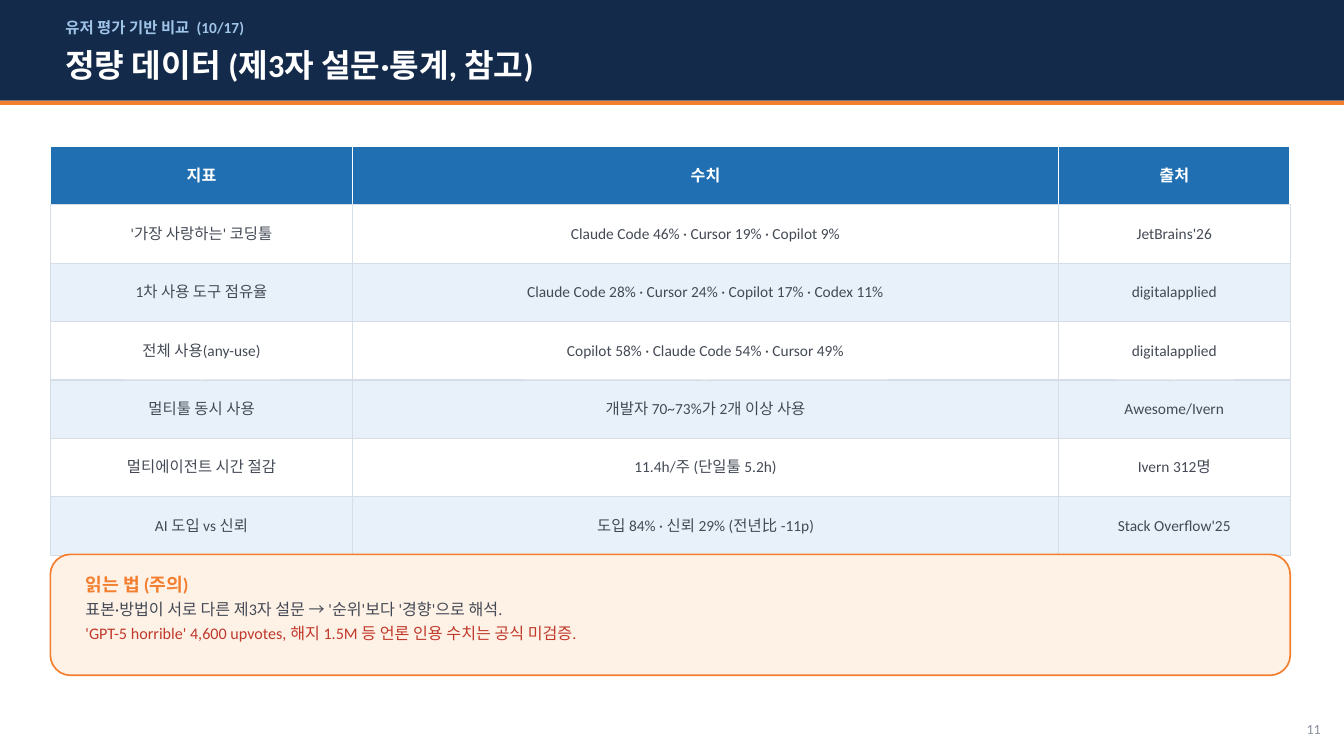
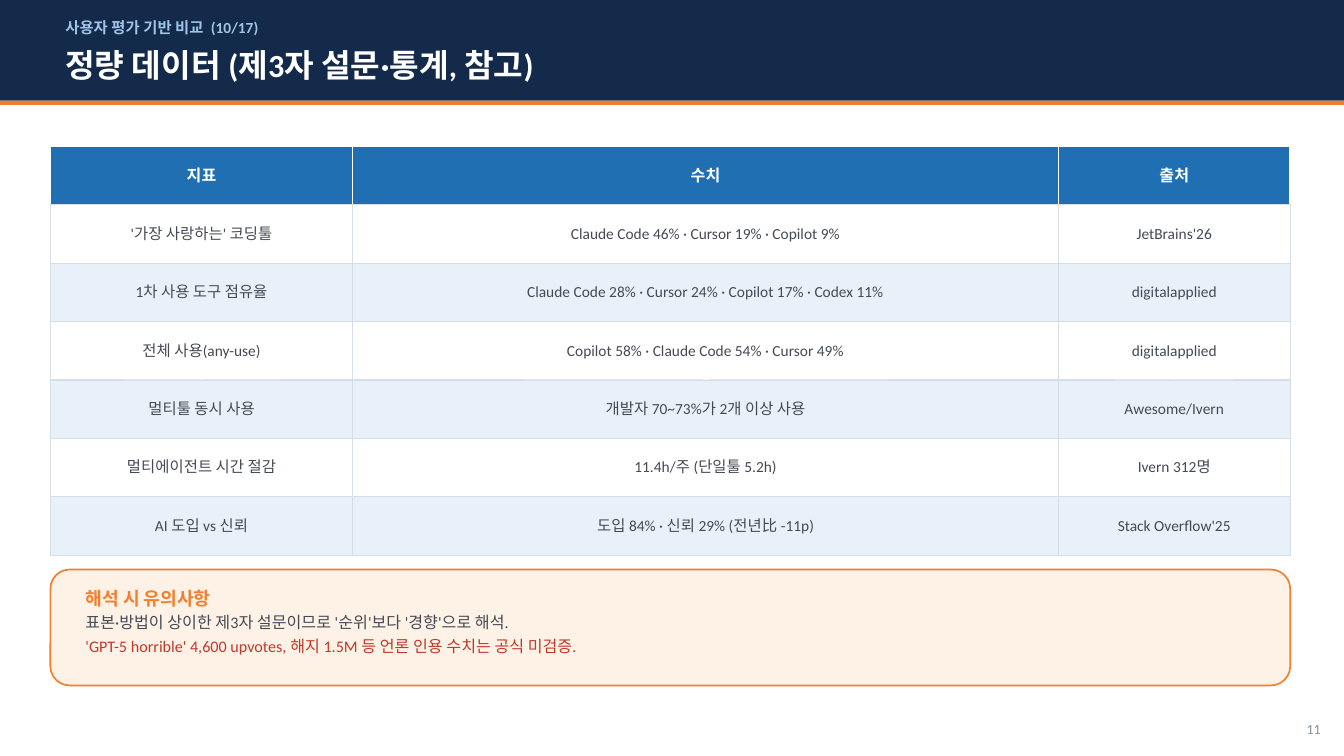
Before and after one commit to whaleonbush/poc, a slide deck: slide 11 of 외부AI_3종_비교조사.pptx. Drawn at 1344x756 pixels with LibreOffice and Linux fonts; fonts in the diff are those of the drawing. Boxes give left, top, right and bottom in pixels: in the first picture for what was removed or moved away, otherwise in the second. Text is boxed around its words. In the diff, an @@ line names an element or a change of style, - is before the commit and + after.

```diff
--- a/외부AI_3종_비교조사.pptx
+++ b/외부AI_3종_비교조사.pptx
@@ text at bbox=[65, 20, 258, 35]: text changed @@
-유저 평가 기반 비교 (10/17)
+사용자 평가 기반 비교 (10/17)
@@ rounded rectangle: place and size @@
-rounded rectangle at bbox=[50, 555, 1291, 676]
+rounded rectangle at bbox=[50, 570, 1291, 686]
@@ text "해석 시 유의사항": place and size @@
-text "해석 시 유의사항" at bbox=[85, 575, 577, 642]
+text "해석 시 유의사항" at bbox=[85, 589, 577, 655]
@@ text at bbox=[85, 589, 509, 630]: text changed @@
-읽는 법 (주의)
-표본·방법이 서로 다른 제3자 설문 → '순위'보다 '경향'으로 해석.
+해석 시 유의사항
+표본·방법이 상이한 제3자 설문이므로 '순위'보다 '경향'으로 해석.
@@ text at bbox=[85, 638, 577, 655]: line spacing 1.08 to 1.06 @@
```
Also in this commit, not shown: 14 other slides changed, 1 other file.
